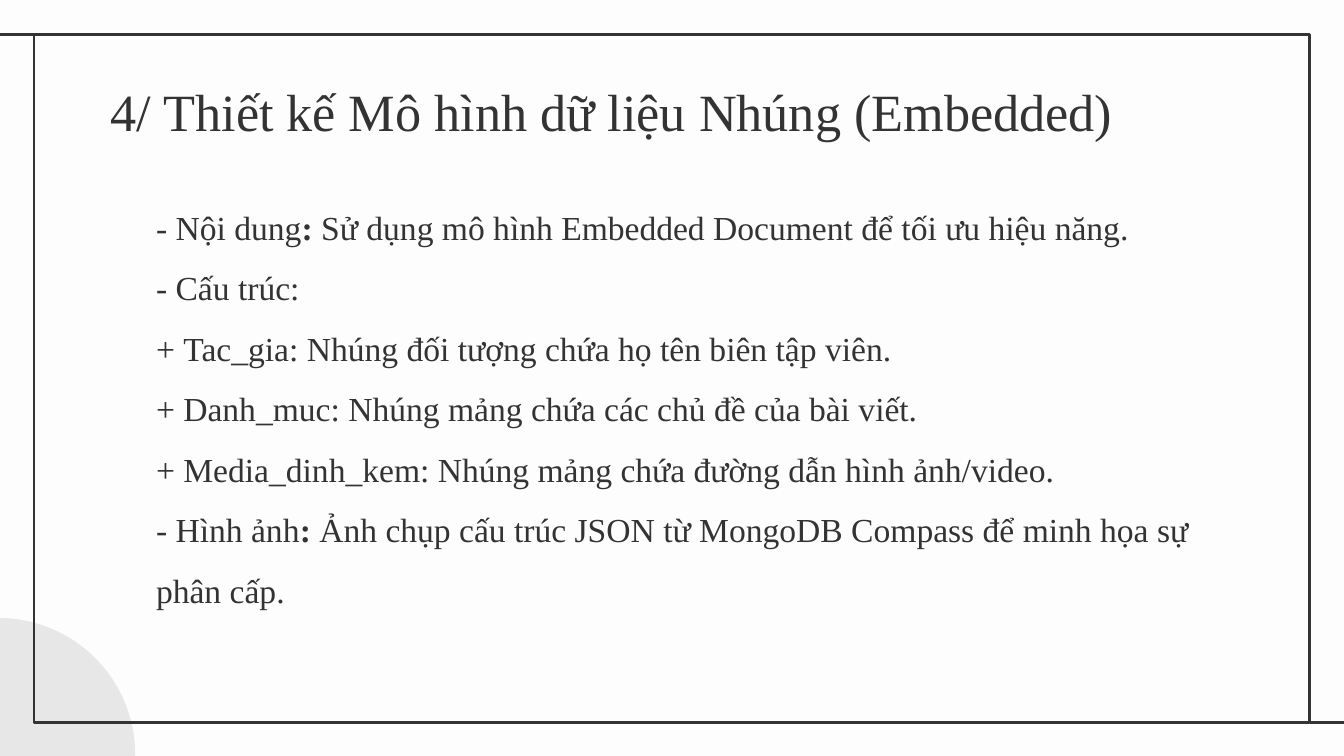
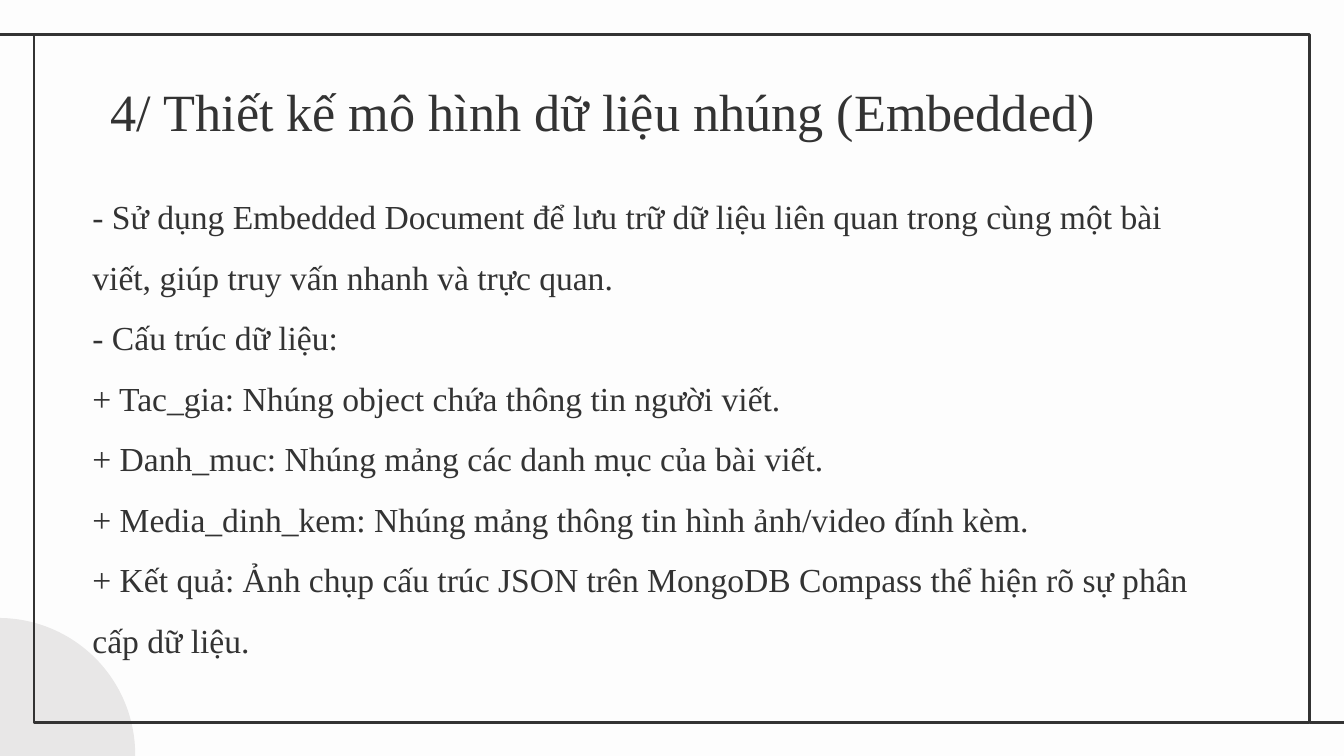
Before and after one commit to tannguyen2k5/csn-da23tta-nguyenduytan-newsblog-mongodb, a slide deck: slide 5 of thesis/abs/slide_thuyet_trinh.pptx. Drawn at 1344x756 pixels with LibreOffice and Linux fonts; fonts in the diff are those of the drawing. Boxes give left, top, right and bottom in pixels: in the first picture for what was removed or moved away, otherwise in the second. Text is boxed around its words. In the diff, an @@ line names an element or a change of style, - is before the commit and + after.

```diff
--- a/thesis/abs/slide_thuyet_trinh.pptx
+++ b/thesis/abs/slide_thuyet_trinh.pptx
@@ title at box(111, 93, 1095, 142): text changed @@
-4/ Thiết kế Mô hình dữ liệu Nhúng (Embedded)
+4/ Thiết kế mô hình dữ liệu nhúng (Embedded)
@@ text "- Sử dụng Embedded Document ..." at box(92, 204, 1187, 659): vertical alignment top to middle @@
@@ text at box(92, 204, 1187, 659): text changed @@
-- Nội dung: Sử dụng mô hình Embedded Document để tối ưu hiệu năng.
-- Cấu trúc:
-+ Tac_gia: Nhúng đối tượng chứa họ tên biên tập viên.
-+ Danh_muc: Nhúng mảng chứa các chủ đề của bài viết.
-+ Media_dinh_kem: Nhúng mảng chứa đường dẫn hình ảnh/video.
-- Hình ảnh: Ảnh chụp cấu trúc JSON từ MongoDB Compass để minh họa sự phân cấp.
+- Sử dụng Embedded Document để lưu trữ dữ liệu liên quan trong cùng một bài viết, giúp truy vấn nhanh và trực quan.
+- Cấu trúc dữ liệu:
++ Tac_gia: Nhúng object chứa thông tin người viết.
++ Danh_muc: Nhúng mảng các danh mục của bài viết.
++ Media_dinh_kem: Nhúng mảng thông tin hình ảnh/video đính kèm.
++ Kết quả: Ảnh chụp cấu trúc JSON trên MongoDB Compass thể hiện rõ sự phân cấp dữ liệu.
```
Also in this commit, not shown: 10 other slides changed.
